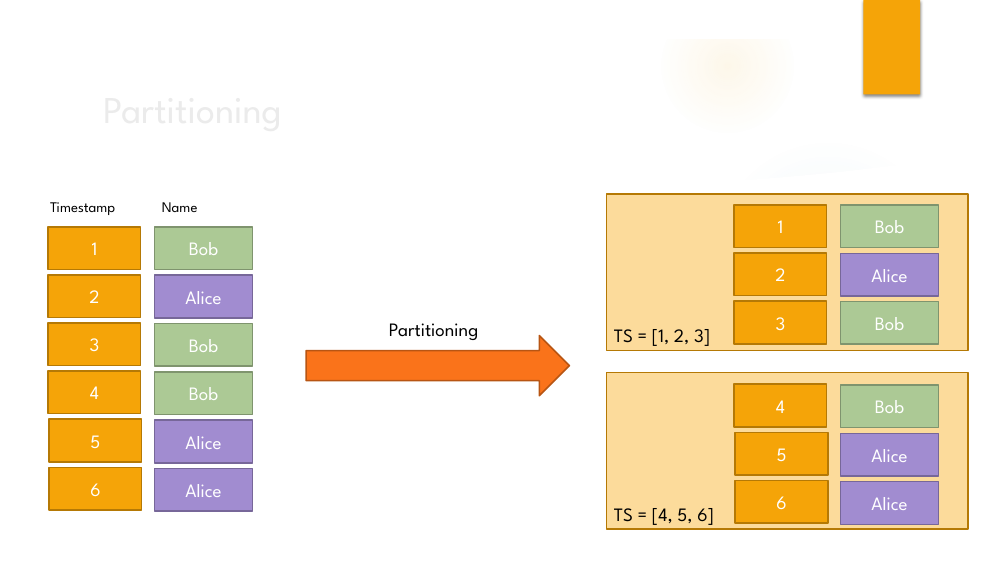
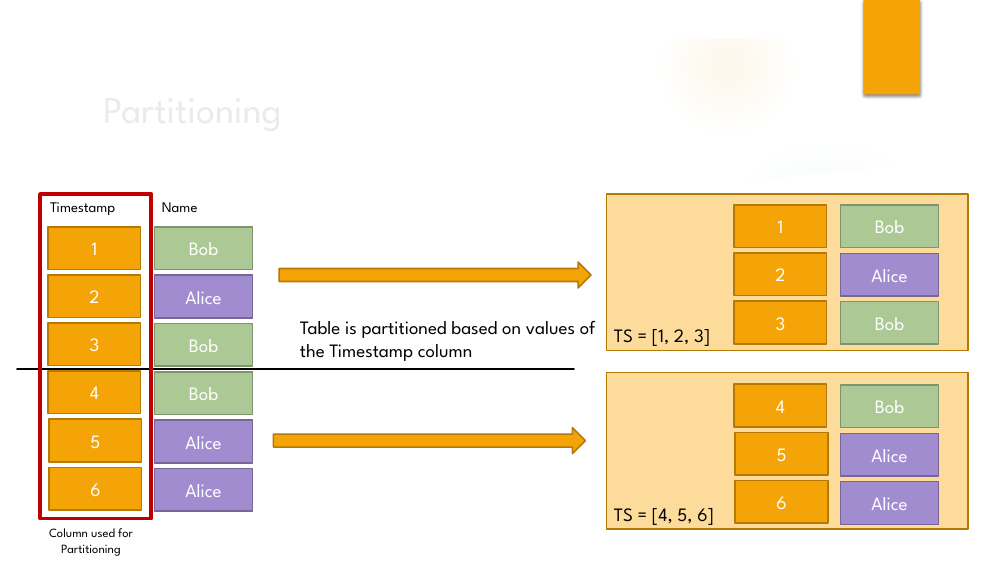
Before and after one commit to azimmerman0125/spark-training-october-13, a slide deck: slide 34 of slides/Introduction to Apache Spark.pptx (slide 27 before the commit). Drawn at 1008x567 pixels with LibreOffice and Linux fonts; fonts in the diff are those of the drawing; background and template pictures are left out. Boxes give left, top, right and bottom in pixels: in the first picture for what was removed or moved away, otherwise in the second. Text is boxed around its words. In the diff, an @@ line names an element or a change of style, - is before the commit and + after.

```diff
--- a/slides/Introduction to Apache Spark.pptx
+++ b/slides/Introduction to Apache Spark.pptx
@@ rectangle added at <box>40,194,151,519</box>, outline #C00000 3.5 pt @@
@@ right arrow added at <box>279,262,591,288</box>, fill #F5A408, outline #B57906 1.5 pt @@
@@ text added at <box>300,320,595,361</box>, 18 pt, text #000000 @@
+Table is partitioned based on values of the Timestamp column
@@ text removed at <box>389,323,478,340</box> @@
-Partitioning
@@ right arrow removed at <box>306,336,569,396</box> @@
@@ line added from (17, 369) to (574, 369), #000000 1.75 pt @@
@@ right arrow added at <box>274,428,586,454</box>, fill #F5A408, outline #B57906 1.5 pt @@
@@ text added at <box>49,528,133,556</box>, 12 pt, text #000000 @@
+Column used for Partitioning
```
Also in this commit, not shown: 11 other slides changed, 15 slides added, 3 slides removed.
